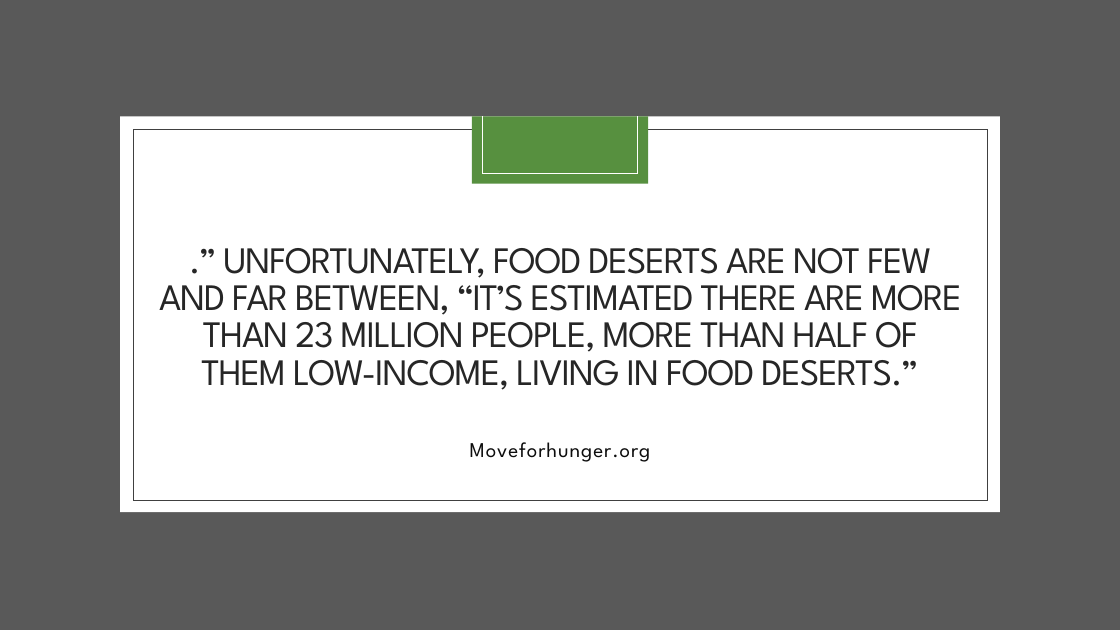
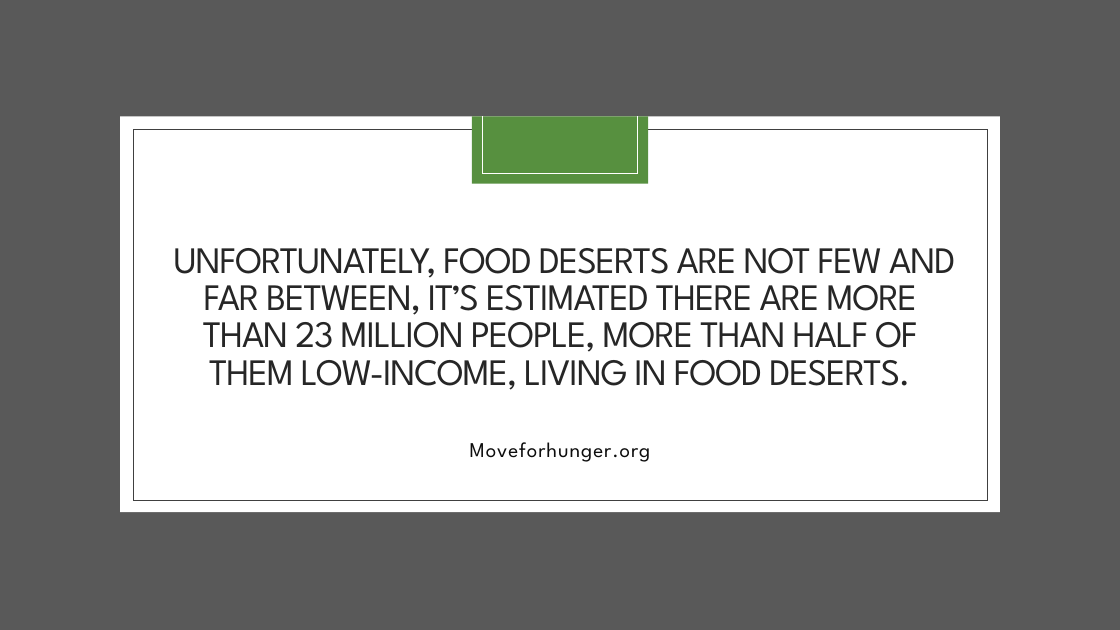
Before and after one commit to marybellavia/project-one, a slide deck: slide 3 of Urban Food Deserts.pptx. Drawn at 1120x630 pixels with LibreOffice and Linux fonts; fonts in the diff are those of the drawing. Boxes give left, top, right and bottom in pixels: in the first picture for what was removed or moved away, otherwise in the second. Text is boxed around its words. In the diff, an @@ line names an element or a change of style, - is before the commit and + after.

```diff
--- a/Urban Food Deserts.pptx
+++ b/Urban Food Deserts.pptx
@@ title at (174, 248, 955, 390): text changed @@
-.” UNFORTUNATELY, FOOD DESERTS ARE NOT FEW AND FAR BETWEEN, “IT’S ESTIMATED THERE ARE MORE THAN 23 MILLION PEOPLE, MORE THAN HALF OF THEM LOW-INCOME, LIVING IN FOOD DESERTS.”
+UNFORTUNATELY, FOOD DESERTS ARE NOT FEW AND FAR BETWEEN, IT’S ESTIMATED THERE ARE MORE THAN 23 MILLION PEOPLE, MORE THAN HALF OF THEM LOW-INCOME, LIVING IN FOOD DESERTS.
```
Also in this commit, not shown: 2 other slides changed, 1 slide added.
